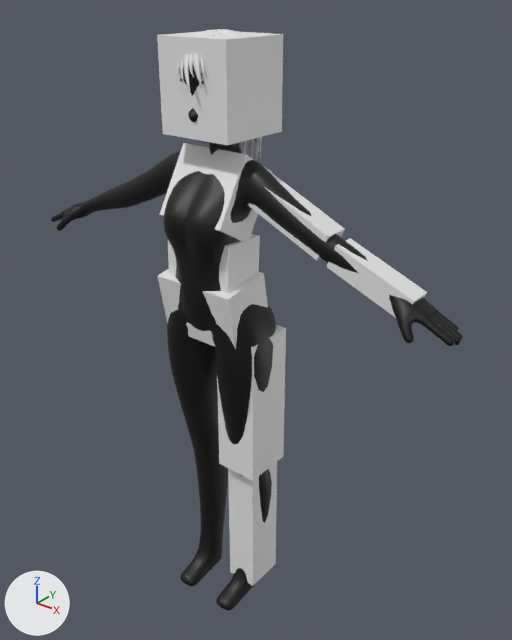
A saved change to the glTF model android/assets/model/player/female.glb.
One viewpoint serves both versions: a camera (50 mm lens) standing at (1.234, -1.361, 1.889) and looking at (0.053, 0.115, 0.974). Every picture has the same lights, and +X, +Y and +Z are marked at lower left. Where no turn or scale is listed for an object, it has been applied to the vertices.

Before the edit, the objects in view are built like this:
```python
ob_colshape_armlower_l_box = bpy.data.objects.new('__colShape.ArmLower.L.Box', me_cube_001)
ob_colshape_armlower_l_box.location = (0.488, 0.021, 1.247)
ob_colshape_armupper_l_box = bpy.data.objects.new('__colShape.ArmUpper.L.Box', me_cube)
ob_colshape_armupper_l_box.location = (0.238, 0.026, 1.356)
ob_colshape_head_box = bpy.data.objects.new('__colShape.Head.Box', me_cube_007)
ob_colshape_head_box.location = (0.0, 0.043, 1.642)
ob_colshape_hip_box = bpy.data.objects.new('__colShape.Hip.Box', me_cube_004)
ob_colshape_hip_box.location = (0.0, -0.007, 1.061)
ob_colshape_hip_box_001 = bpy.data.objects.new('__colShape.Hip.Box.001', me_cube_008)
ob_colshape_hip_box_001.location = (0.0, -0.007, 1.19)
ob_colshape_leglower_l_box = bpy.data.objects.new('__colShape.LegLower.L.Box', me_cube_006)
ob_colshape_leglower_l_box.location = (0.086, 0.058, 0.286)
ob_colshape_legupper_l_box = bpy.data.objects.new('__colShape.LegUpper.L.Box', me_cube_005)
ob_colshape_legupper_l_box.location = (0.096, 0.04, 0.755)
ob_colshape_torso_box = bpy.data.objects.new('__colShape.Torso.Box', me_cube_003)
ob_colshape_torso_box.location = (0.0, 0.01, 1.371)
ob_mesh = bpy.data.objects.new('Mesh', me_mesh)
ob_mesh.location = (0.0, 0.0, 0.0)
# also in view: 'NurbsPath' at (-0.002, 0.034, 1.588)
```
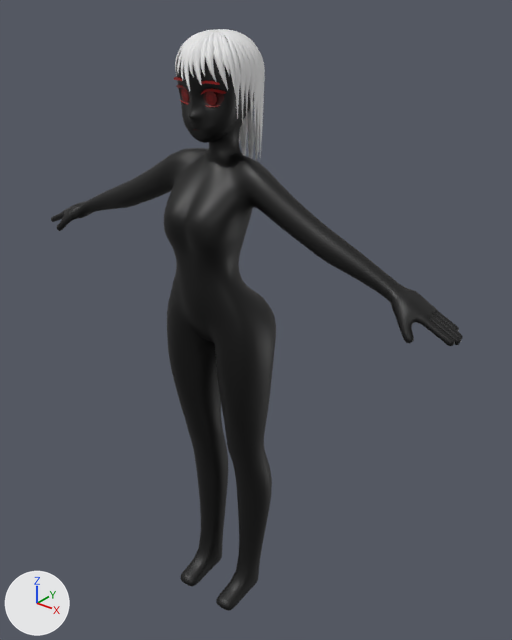
Scene script edits in JSON lines:
```json
{"op": "remove", "block": "ob_colshape_armupper_l_box", "code": ["ob_colshape_armupper_l_box = bpy.data.objects.new('__colShape.ArmUpper.L.Box', me_cube)", "ob_colshape_armupper_l_box.location = (0.238, 0.026, 1.356)"]}
{"op": "remove", "block": "ob_colshape_armlower_l_box", "code": ["ob_colshape_armlower_l_box = bpy.data.objects.new('__colShape.ArmLower.L.Box', me_cube_001)", "ob_colshape_armlower_l_box.location = (0.488, 0.021, 1.247)"]}
{"op": "remove", "block": "ob_colshape_torso_box", "code": ["ob_colshape_torso_box = bpy.data.objects.new('__colShape.Torso.Box', me_cube_003)", "ob_colshape_torso_box.location = (0.0, 0.01, 1.371)"]}
{"op": "remove", "block": "ob_colshape_hip_box", "code": ["ob_colshape_hip_box = bpy.data.objects.new('__colShape.Hip.Box', me_cube_004)", "ob_colshape_hip_box.location = (0.0, -0.007, 1.061)"]}
{"op": "remove", "block": "ob_colshape_legupper_l_box", "code": ["ob_colshape_legupper_l_box = bpy.data.objects.new('__colShape.LegUpper.L.Box', me_cube_005)", "ob_colshape_legupper_l_box.location = (0.096, 0.04, 0.755)"]}
{"op": "remove", "block": "ob_colshape_leglower_l_box", "code": ["ob_colshape_leglower_l_box = bpy.data.objects.new('__colShape.LegLower.L.Box', me_cube_006)", "ob_colshape_leglower_l_box.location = (0.086, 0.058, 0.286)"]}
{"op": "remove", "block": "ob_colshape_head_box", "code": ["ob_colshape_head_box = bpy.data.objects.new('__colShape.Head.Box', me_cube_007)", "ob_colshape_head_box.location = (0.0, 0.043, 1.642)"]}
{"op": "remove", "block": "ob_colshape_hip_box_001", "code": ["ob_colshape_hip_box_001 = bpy.data.objects.new('__colShape.Hip.Box.001', me_cube_008)", "ob_colshape_hip_box_001.location = (0.0, -0.007, 1.19)"]}
```

Where the change shows, as pixel boxes (x1, y1, x2, y2) in the pictures (512 x 640 px):
```json
{"object": "__colShape.Head.Box", "change": "deleted", "before": [157, 31, 283, 145]}
{"object": "__colShape.LegUpper.L.Box", "change": "deleted", "before": [217, 325, 286, 481]}
{"object": "__colShape.LegLower.L.Box", "change": "deleted", "before": [228, 462, 277, 586]}
{"object": "__colShape.Torso.Box", "change": "deleted", "before": [159, 143, 272, 241]}
{"object": "__colShape.Hip.Box", "change": "deleted", "before": [157, 269, 268, 349]}
{"object": "__colShape.ArmLower.L.Box", "change": "deleted", "before": [326, 238, 427, 318]}
{"object": "__colShape.Hip.Box.001", "change": "deleted", "before": [168, 234, 260, 293]}
{"object": "__colShape.ArmUpper.L.Box", "change": "deleted", "before": [248, 170, 345, 260]}
{"object": "NurbsPath", "change": "unchanged, uncovered by the edit", "before": [177, 29, 262, 161], "after": [175, 29, 265, 161]}
```
